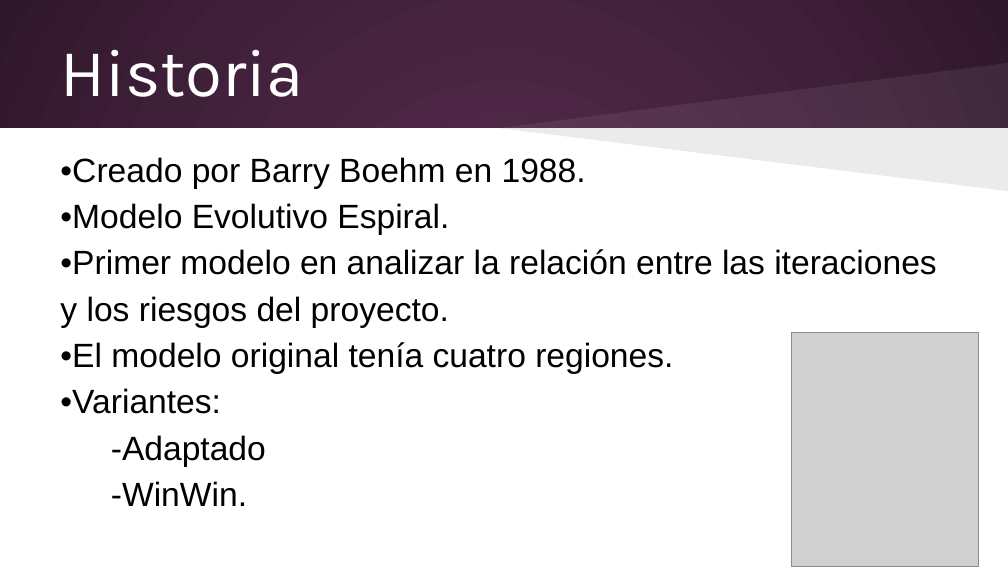
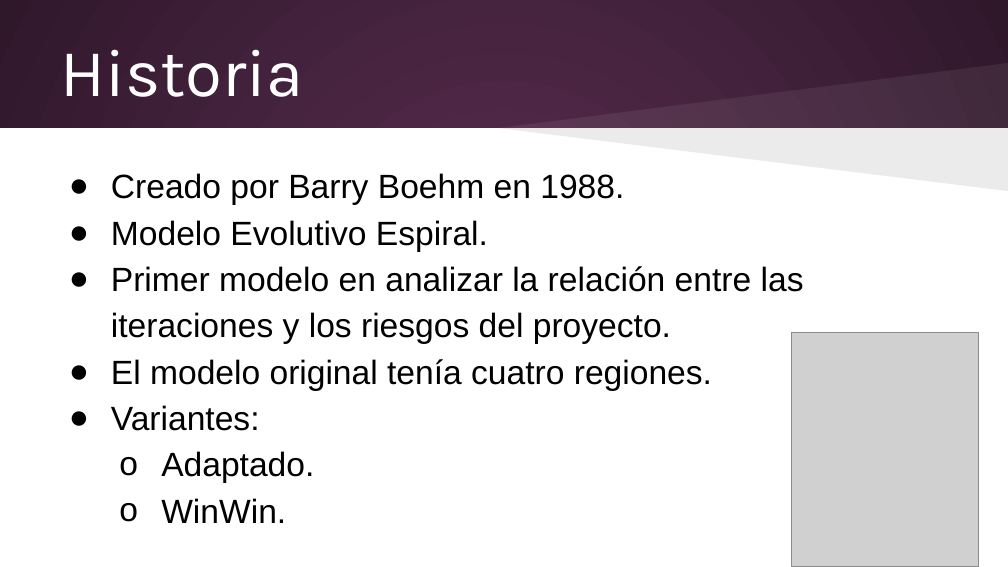
Before and after one commit to elizabethvillalobos/cenfotec-proyecto-1, a slide deck: slide 3 of Entregables/Alvaro/Metodologías de Desarrollo/Presentación viernes 13 de junio.pptx (slide 2 before the commit). Drawn at 1008x567 pixels with LibreOffice and Linux fonts; fonts in the diff are those of the drawing; grey boxes stand for pictures. Boxes give left, top, right and bottom in pixels: in the first picture for what was removed or moved away, otherwise in the second. Text is boxed around its words. In the diff, an @@ line names an element or a change of style, - is before the commit and + after.

```diff
--- a/Entregables/Alvaro/Metodologías de Desarrollo/Presentación viernes 13 de junio.pptx
+++ b/Entregables/Alvaro/Metodologías de Desarrollo/Presentación viernes 13 de junio.pptx
@@ text at (x1=111, y1=173, x2=804, y2=523): text changed @@
-•Creado por Barry Boehm en 1988.
-•Modelo Evolutivo Espiral.
-•Primer modelo en analizar la relación entre las iteraciones y los riesgos del proyecto.
-•El modelo original tenía cuatro regiones.
-•Variantes:
--Adaptado
--WinWin.
+● Creado por Barry Boehm en 1988.
+● Modelo Evolutivo Espiral.
+● Primer modelo en analizar la relación entre las iteraciones y los riesgos del proyecto.
+● El modelo original tenía cuatro regiones.
+● Variantes:
+  o Adaptado.
+  o WinWin.
```
Also in this commit, not shown: 16 other slides changed, 1 slide added, 26 other files.
